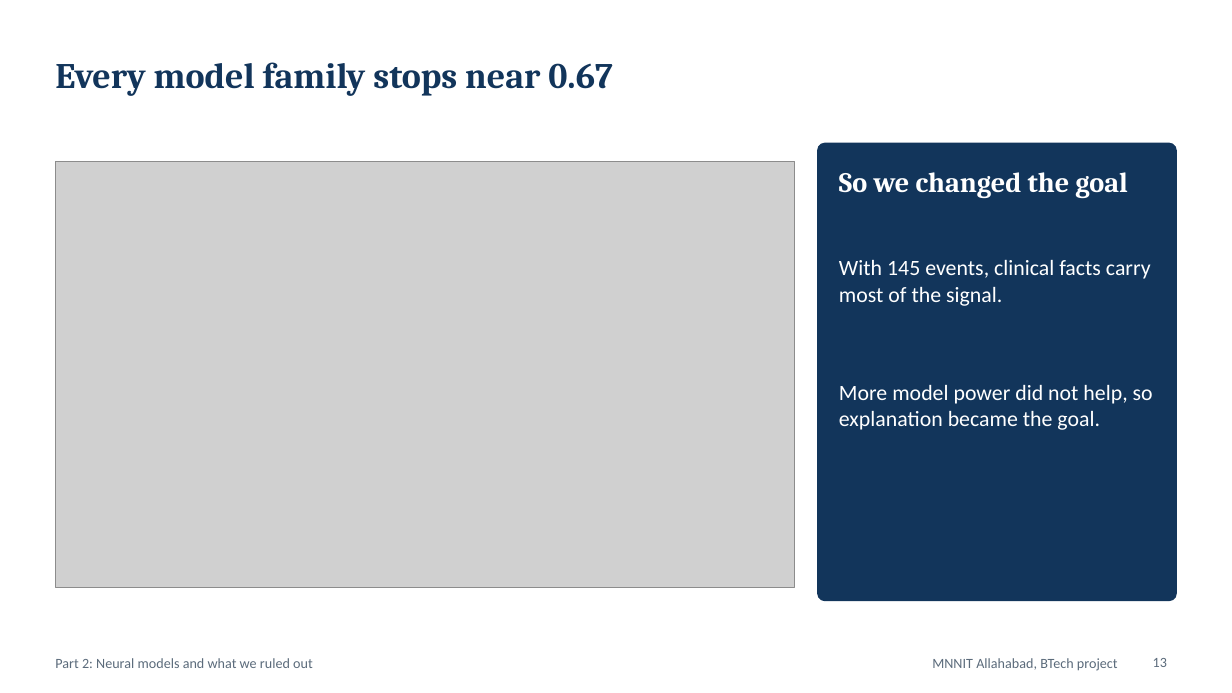
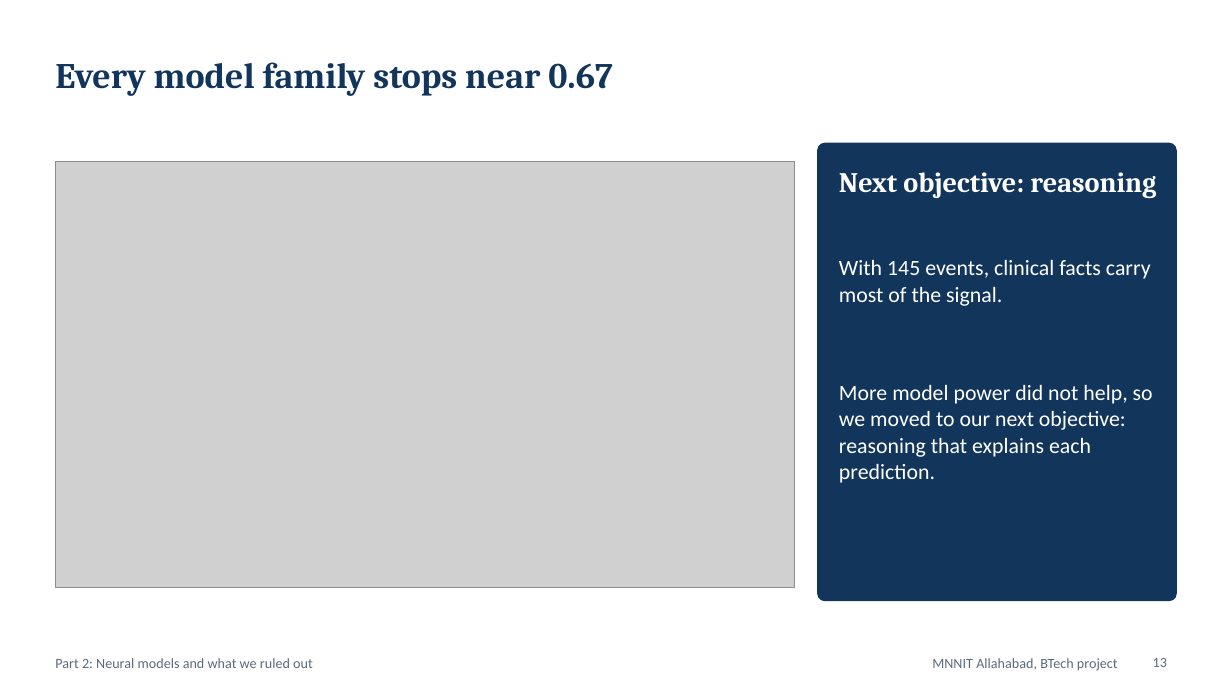
Before and after one commit to shauryasf/primekg-patient-reasoning, a slide deck: slide 13 of presentation/BRCA_Neurosymbolic_Panel_Deck.pptx. Drawn at 1232x693 pixels with LibreOffice and Linux fonts; fonts in the diff are those of the drawing; grey boxes stand for pictures. Boxes give left, top, right and bottom in pixels: in the first picture for what was removed or moved away, otherwise in the second. Text is boxed around its words. In the diff, an @@ line names an element or a change of style, - is before the commit and + after.

```diff
--- a/presentation/BRCA_Neurosymbolic_Panel_Deck.pptx
+++ b/presentation/BRCA_Neurosymbolic_Panel_Deck.pptx
@@ text at bbox=[839, 172, 1156, 198]: text changed @@
-So we changed the goal
+Next objective: reasoning
@@ text at bbox=[839, 385, 1153, 483]: text changed @@
-More model power did not help, so explanation became the goal.
+More model power did not help, so we moved to our next objective: reasoning that explains each prediction.
```
Also in this commit, not shown: 1 other slide changed, 3 other files.
